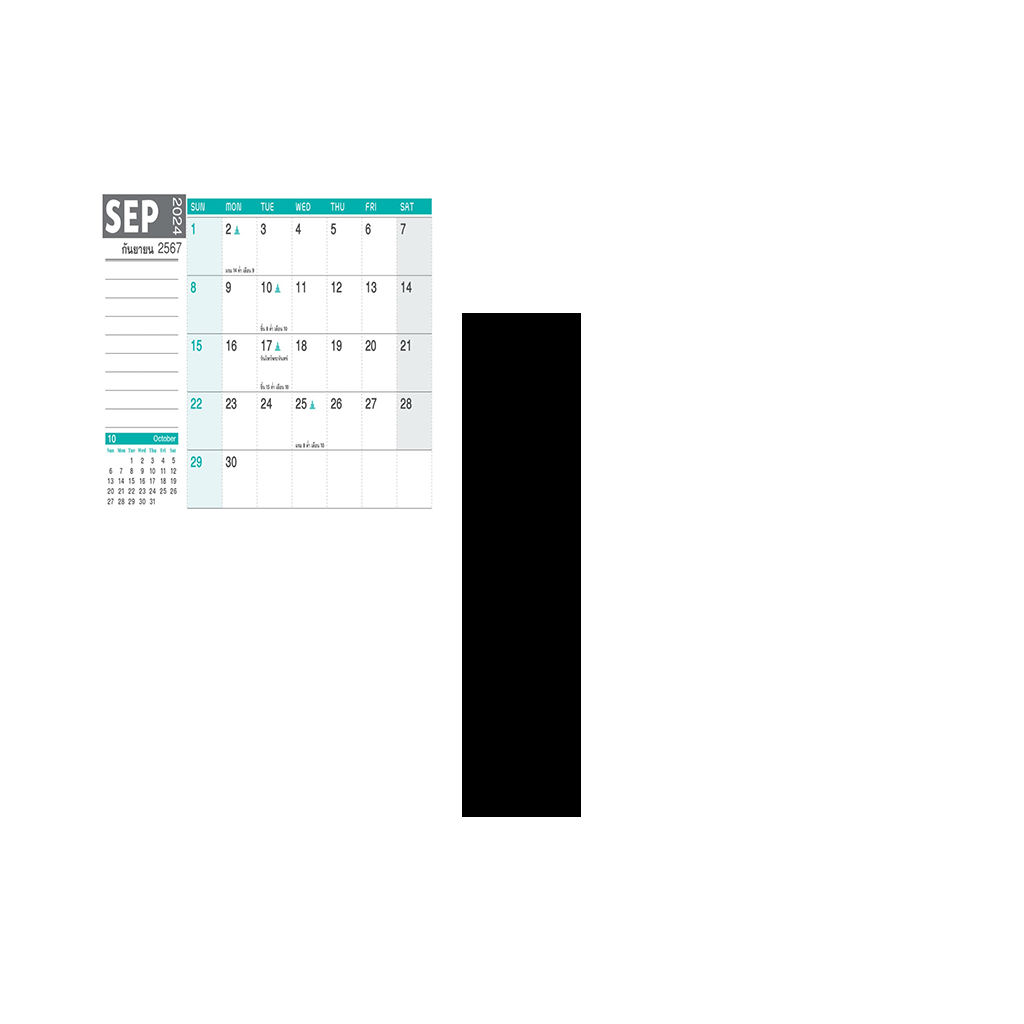
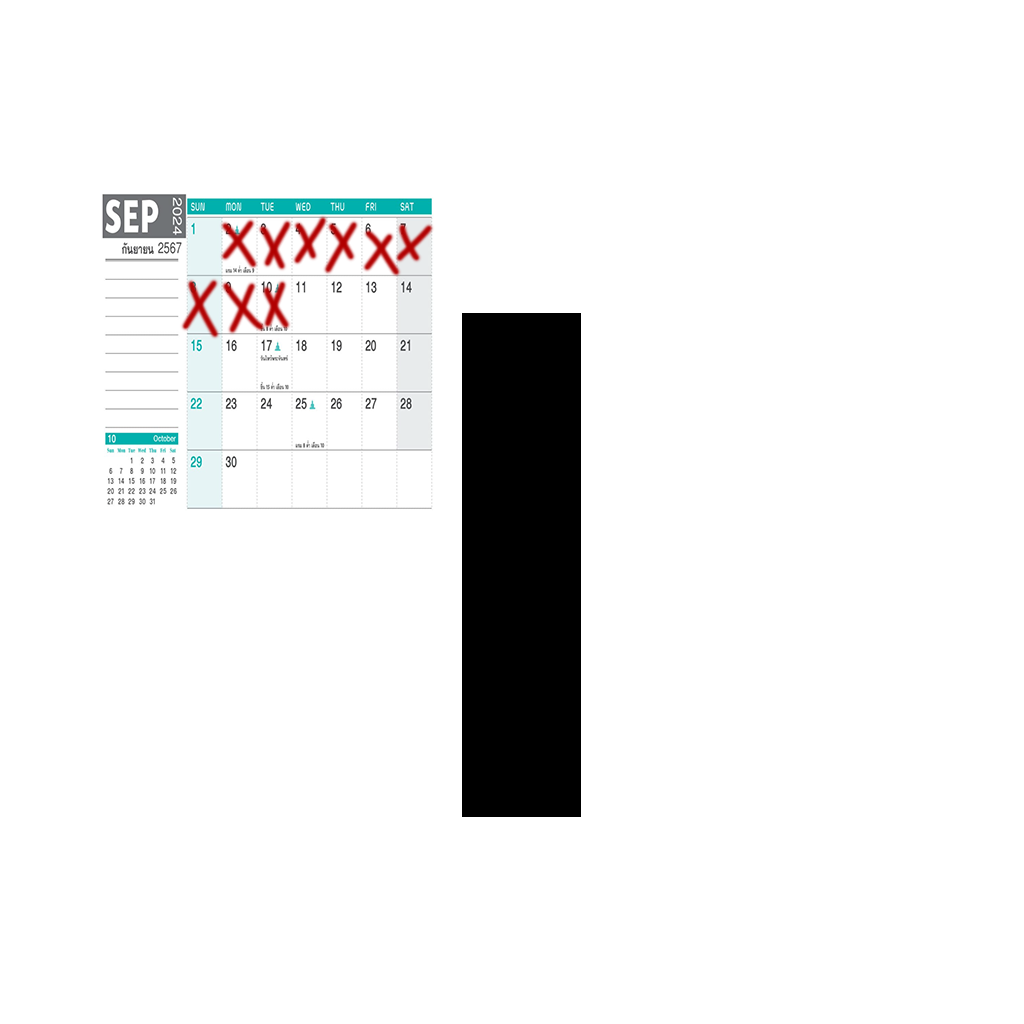
Layered file, before and after one edit (1024 × 1024). Changes by layer:
added group "Group 1" with 9 layers above "Layer 1" over [180, 215, 435, 340]
added layer "9" in group "Group 1" over [261, 279, 291, 331]
added layer "8" in group "Group 1" over [220, 280, 267, 335]
added layer "7" in group "Group 1" over [180, 278, 221, 340]
added layer "6" in group "Group 1" over [394, 222, 435, 264]
added layer "5" in group "Group 1" over [361, 227, 402, 278]
added layer "4" in group "Group 1" over [322, 219, 360, 275]
added layer "3" in group "Group 1" over [291, 215, 329, 266]
added layer "2" in group "Group 1" over [257, 219, 293, 272]
added layer "1" in group "Group 1" over [219, 218, 259, 270]
